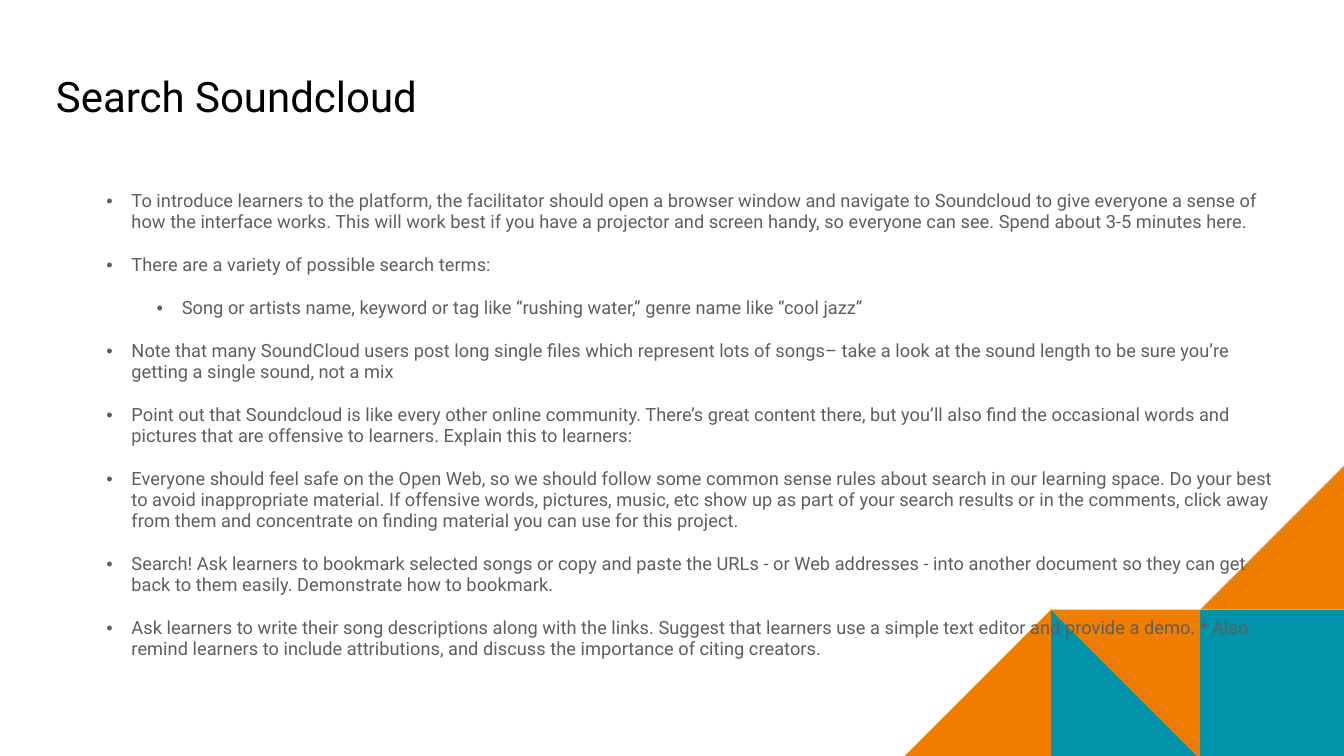
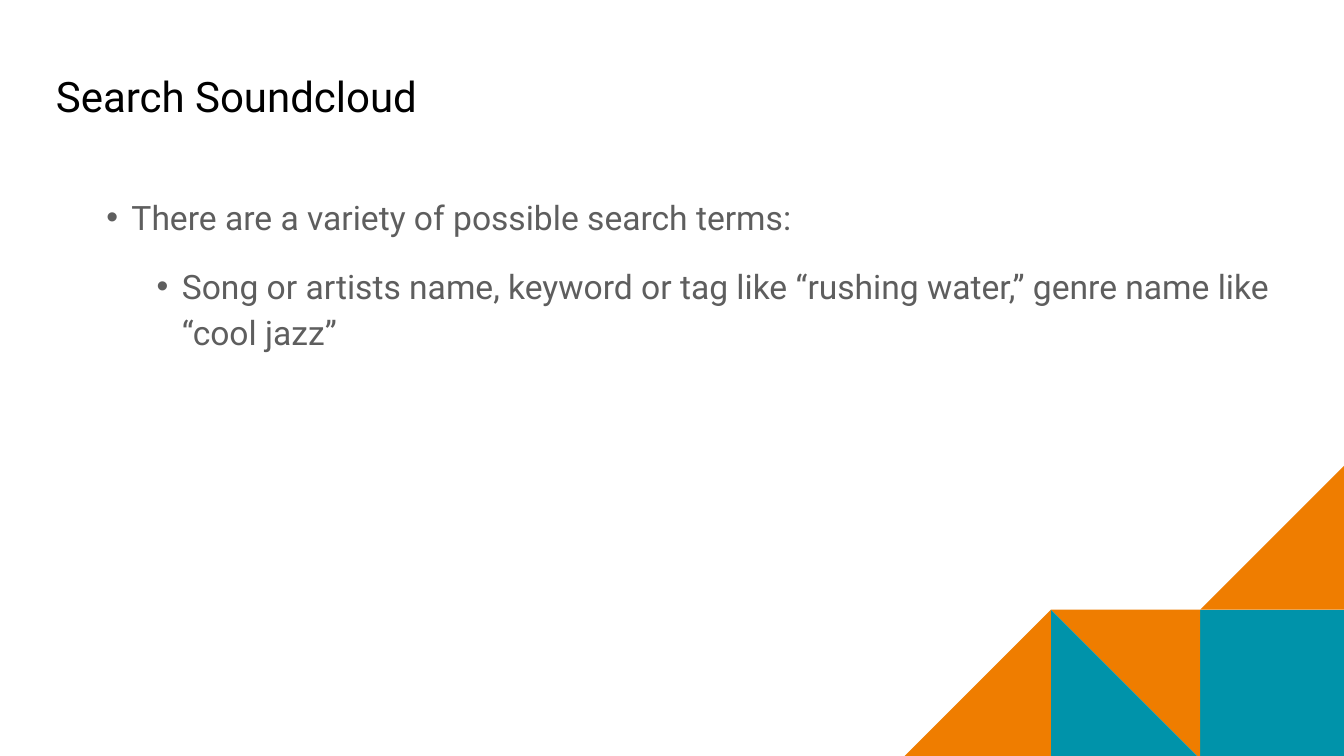
Before and after one commit to mr-eggleton/web-lit-core, a slide deck: slide 7 of final ppt/13-project-playlist.pptx. Drawn at 1344x756 pixels with LibreOffice and Linux fonts; fonts in the diff are those of the drawing; background and template pictures are left out. Boxes give left, top, right and bottom in pixels: in the first picture for what was removed or moved away, otherwise in the second. Text is boxed around its words. In the diff, an @@ line names an element or a change of style, - is before the commit and + after.

```diff
--- a/final ppt/13-project-playlist.pptx
+++ b/final ppt/13-project-playlist.pptx
@@ text "There are a variety of ..." at <box>131,204,1269,352</box>: size 13.1 to 24 pt; line spacing 0.95 to 1.15 @@
@@ text at <box>131,193,1257,232</box>: paragraph removed @@
-  • To introduce learners to the platform, the facilitator should open a browser window and navigate to Soundcloud to give everyone a sense of how the interface works. This will work best if you have a projector and screen handy, so everyone can see. Spend about 3-5 minutes here.
@@ text at <box>131,343,1271,659</box>: paragraphs removed @@
-  • Note that many SoundCloud users post long single files which represent lots of songs– take a look at the sound length to be sure you’re getting a single sound, not a mix
-  • Point out that Soundcloud is like every other online community. There’s great content there, but you’ll also find the occasional words and pictures that are offensive to learners. Explain this to learners:
-  • Everyone should feel safe on the Open Web, so we should follow some common sense rules about search in our learning space. Do your best to avoid inappropriate material. If offensive words, pictures, music, etc show up as part of your search results or in the comments, click away from them and concentrate on finding material you can use for this project.
-  • Search! Ask learners to bookmark selected songs or copy and paste the URLs - or Web addresses - into another document so they can get back to them easily. Demonstrate how to bookmark.
-  • Ask learners to write their song descriptions along with the links. Suggest that learners use a simple text editor and provide a demo. * Also remind learners to include attributions, and discuss the importance of citing creators.
```
Also in this commit, not shown: 11 other slides changed, 59 other files.
